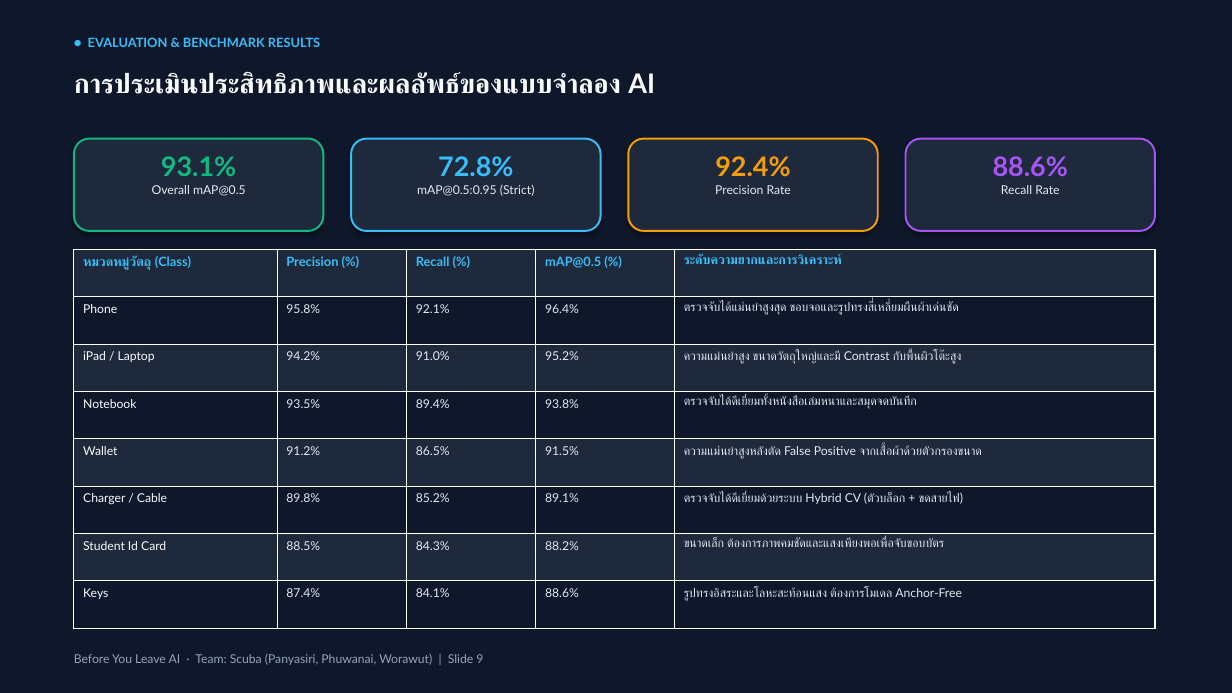
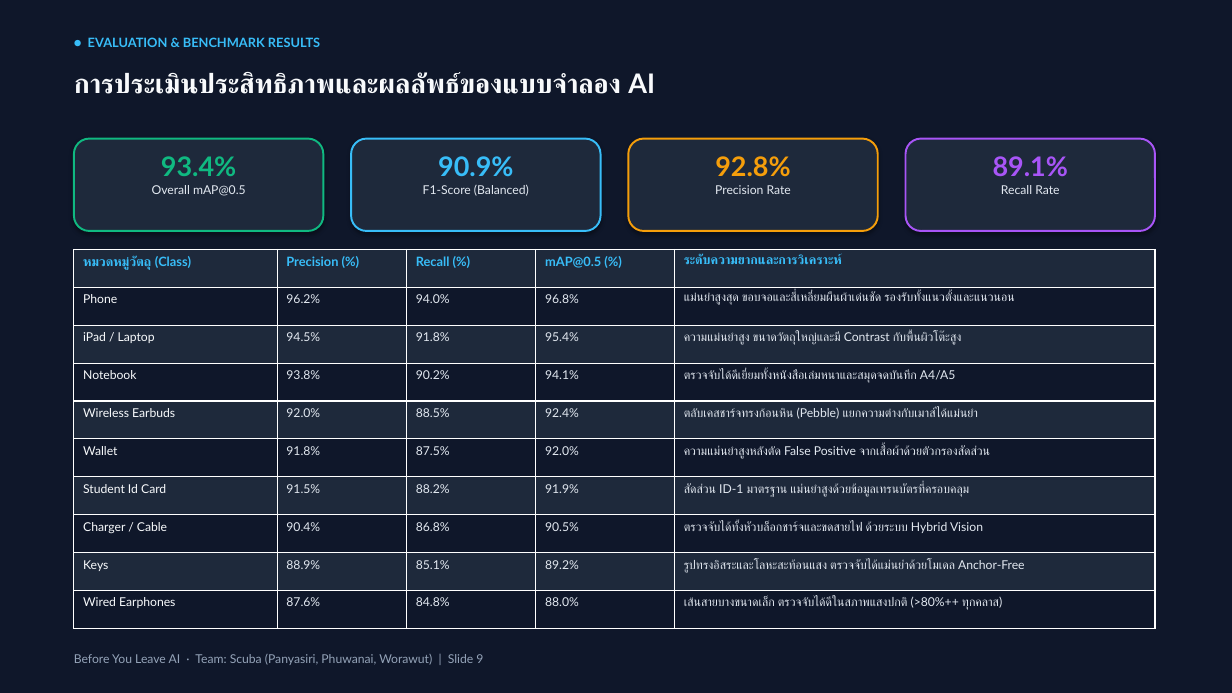
Before and after one commit to reidrizzle/before-you-leave-ai, a slide deck: slide 9 of Before_You_Leave_Presentation_TH.pptx. Drawn at 1232x693 pixels with LibreOffice and Linux fonts; fonts in the diff are those of the drawing. Boxes give left, top, right and bottom in pixels: in the first picture for what was removed or moved away, otherwise in the second. Text is boxed around its words. In the diff, an @@ line names an element or a change of style, - is before the commit and + after.

```diff
--- a/Before_You_Leave_Presentation_TH.pptx
+++ b/Before_You_Leave_Presentation_TH.pptx
@@ text at box(161, 156, 236, 176): text changed @@
-93.1%
+93.4%
@@ text at box(423, 156, 529, 196): text changed @@
-72.8%
-mAP@0.5:0.95 (Strict)
+90.9%
+F1-Score (Balanced)
@@ text at box(715, 156, 790, 177): text changed @@
-92.4%
+92.8%
@@ text at box(993, 156, 1068, 177): text changed @@
-88.6%
+89.1%
@@ table at box(74, 250, 1155, 628) @@
-row 2: Phone | 95.8% | 92.1% | 96.4% | ตรวจจับได้แม่นยำสูงสุด ขอบจอและรูปทรงสี่เหลี่ยมผืนผ้าเด่นชัด
-row 3: iPad / Laptop | 94.2% | 91.0% | 95.2% | ความแม่นยำสูง ขนาดวัตถุใหญ่และมี Contrast กับพื้นผิวโต๊ะสูง
-row 4: Notebook | 93.5% | 89.4% | 93.8% | ตรวจจับได้ดีเยี่ยมทั้งหนังสือเล่มหนาและสมุดจดบันทึก
-row 5: Wallet | 91.2% | 86.5% | 91.5% | ความแม่นยำสูงหลังตัด False Positive จากเสื้อผ้าด้วยตัวกรองขนาด
-row 6: Charger / Cable | 89.8% | 85.2% | 89.1% | ตรวจจับได้ดีเยี่ยมด้วยระบบ Hybrid CV (ตัวบล็อก + ขดสายไฟ)
-row 7: Student Id Card | 88.5% | 84.3% | 88.2% | ขนาดเล็ก ต้องการภาพคมชัดและแสงเพียงพอเพื่อจับขอบบัตร
-row 8: Keys | 87.4% | 84.1% | 88.6% | รูปทรงอิสระและโลหะสะท้อนแสง ต้องการโมเดล Anchor-Free
+row 2: Phone | 96.2% | 94.0% | 96.8% | แม่นยำสูงสุด ขอบจอและสี่เหลี่ยมผืนผ้าเด่นชัด รองรับทั้งแนวตั้งและแนวนอน
+row 3: iPad / Laptop | 94.5% | 91.8% | 95.4% | ความแม่นยำสูง ขนาดวัตถุใหญ่และมี Contrast กับพื้นผิวโต๊ะสูง
+row 4: Notebook | 93.8% | 90.2% | 94.1% | ตรวจจับได้ดีเยี่ยมทั้งหนังสือเล่มหนาและสมุดจดบันทึก A4/A5
+row 5: Wireless Earbuds | 92.0% | 88.5% | 92.4% | ตลับเคสชาร์จทรงก้อนหิน (Pebble) แยกความต่างกับเมาส์ได้แม่นยำ
+row 6: Wallet | 91.8% | 87.5% | 92.0% | ความแม่นยำสูงหลังตัด False Positive จากเสื้อผ้าด้วยตัวกรองสัดส่วน
+row 7: Student Id Card | 91.5% | 88.2% | 91.9% | สัดส่วน ID-1 มาตรฐาน แม่นยำสูงด้วยข้อมูลเทรนบัตรที่ครอบคลุม
+row 8: Charger / Cable | 90.4% | 86.8% | 90.5% | ตรวจจับได้ทั้งหัวบล็อกชาร์จและขดสายไฟ ด้วยระบบ Hybrid Vision
+row 9: Keys | 88.9% | 85.1% | 89.2% | รูปทรงอิสระและโลหะสะท้อนแสง ตรวจจับได้แม่นยำด้วยโมเดล Anchor-Free
+row 10: Wired Earphones | 87.6% | 84.8% | 88.0% | เส้นสายบางขนาดเล็ก ตรวจจับได้ดีในสภาพแสงปกติ (>80%++ ทุกคลาส)
```
Also in this commit, not shown: 1 other slide changed, 6 other files.
